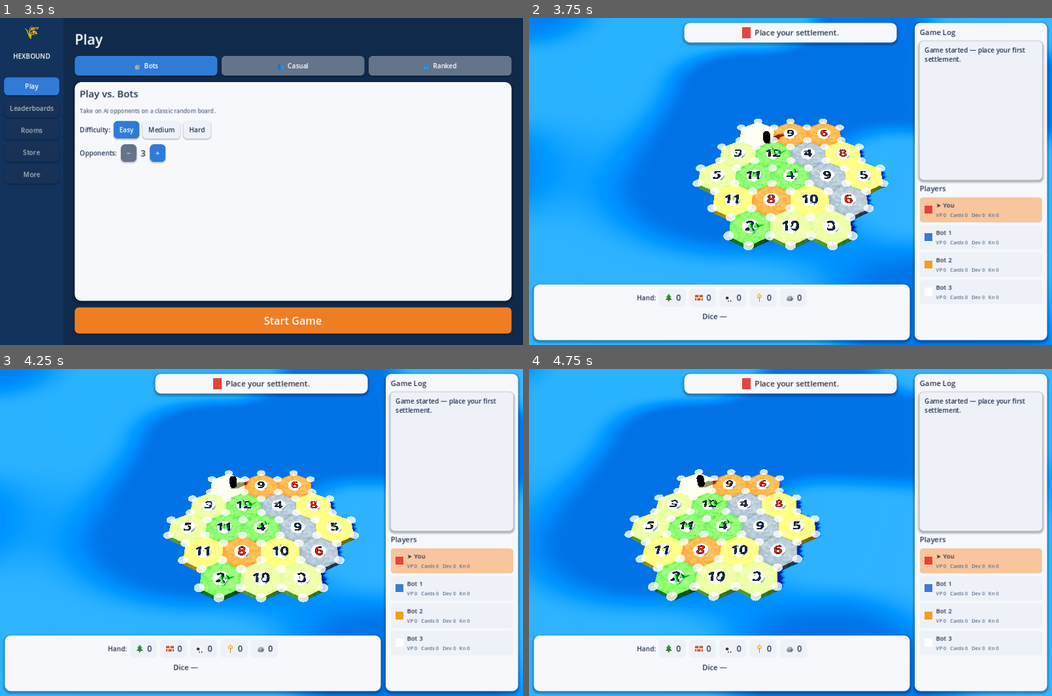
Above: before the commit, frames 1-4 (two rows, left to right).
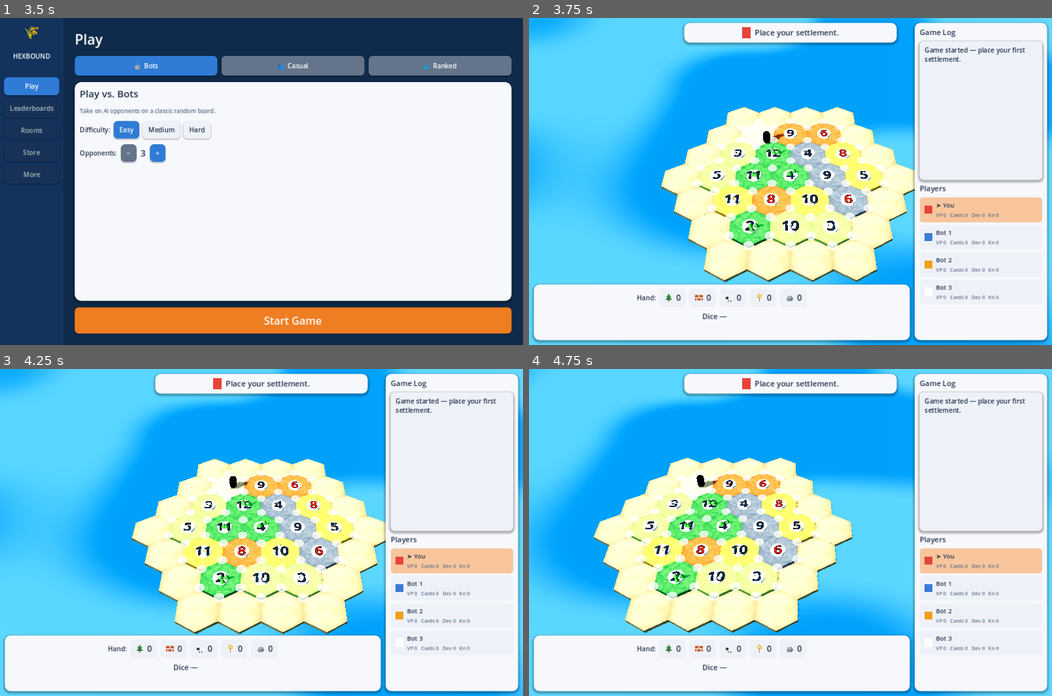
Above: after the commit, the same moments.

Repository: TotalArthur/FarmRush
Game: Godot game, scene res://scenes/Main.tscn
Two runs of this game, one before a commit and one after it. Both use one fixed random seed, a clock stepped at 60 frames per second and the inputs below.
Inputs (mouse positions are in pixels of both pictures, inside the frame that each line leads up to):
- Up to frame 1 (3.5 s): click "Play" at 0.5 s; click "Play" at 1.25 s; click "Easy" at 2 s; click "Easy" at 2.75 s
- Up to frame 2 (3.75 s): click "Start Game" at 3.5 s
- Up to frame 3 (4.25 s): no input
- Up to frame 4 (4.75 s): move the mouse to (905, 516) at 4.27 s; hold Right (ui_right) from 4.28 s (still down); click (905, 516) at 4.42 s

Frame 1 is identical in both runs. In frame 2, 52% of the frame differs, in the area x 0-100%, y 0-100%; in frame 3, 52%; in frame 4, 52%.

Commit message:
Colonist.io color pass for the 3D board: palette, blue ocean, sand frame ring
Retint the terrain shader per-resource colors to match colonist.io (deep
forest green wood, lime pasture sheep, golden wheat, clay-orange brick, cool
slate ore, pale desert). Override the water shader uniforms to colonist's
friendly mid-blue and deepen the environment background to match. Add a
_spawn_beach() ring of low tan hex prisms around the island — the 3D
equivalent of colonist's tan board frame — sitting below the land tiles and
above the waterline so the island reads raised with a visible shoreline. The
ring is purely cosmetic: it is not in _hex_world/_tile_nodes, so hover
picking and tile lifts are unaffected.

Co-Authored-By: Claude Sonnet 4.6 <noreply@anthropic.com>
Claude-Session: https://claude.ai/code/session_01EeaUzE1kz2DtZ3Ndp3Eh8x

Diff:
--- a/godot/scripts/ui/BoardView3D.gd
+++ b/godot/scripts/ui/BoardView3D.gd
@@ -21,6 +21,7 @@
 # --- Tunables (world units) ------------------------------------------------
 const WORLD_SCALE := 0.02
 const TILE_HEIGHT := 0.5         # chunky vertical extrusion; also the rim/top
+const BEACH_HEIGHT := 0.3        # sand frame ring sits lower than the land tiles
 const WATER_Y := 0.12            # water sits partway up the tile sides
 const TOKEN_LIFT := 0.06         # token height above the solid hex top (stamped, not floating)
 const TILE_HOVER_LIFT := 0.12
@@ -103,6 +104,7 @@
 	_clear_children_except_highlights()
 	_precompute_world(s)
 	_spawn_water()
+	_spawn_beach()
 
 	# One shared solid hex prism mesh for every tile.
 	_hex_mesh = _make_hex_prism(_r, TILE_HEIGHT)
@@ -219,20 +221,21 @@
 	var rough_a := 0.5
 	var rough_b := 0.4
 	var metallic := 0.0
+	# colonist.io-matched tile palette, kept saturated and toy-bright in 3D.
 	match res:
-		Consts.Res.WOOD:        # lush forest green
-			ca = Color("2f8f3b"); cb = Color("5cc24f"); pattern = 0; scale = 7.0
-		Consts.Res.SHEEP:       # bright pasture
-			ca = Color("7ec64a"); cb = Color("aee06a"); pattern = 0; scale = 6.0
-		Consts.Res.WHEAT:       # golden wheat
-			ca = Color("e6b52e"); cb = Color("ffd84a"); pattern = 0; scale = 8.0
-		Consts.Res.BRICK:       # bright terracotta
-			ca = Color("d2632f"); cb = Color("ef8c52"); pattern = 1; scale = 6.0
-		Consts.Res.ORE:         # clean stone with a gleam
-			ca = Color("7d8893"); cb = Color("b6bfc9"); pattern = 1; scale = 6.0
+		Consts.Res.WOOD:        # deep forest green
+			ca = Color("1e7a3a"); cb = Color("4cb057"); pattern = 0; scale = 7.0
+		Consts.Res.SHEEP:       # fresh lime pasture
+			ca = Color("8cc63e"); cb = Color("bbe273"); pattern = 0; scale = 6.0
+		Consts.Res.WHEAT:       # rich golden field
+			ca = Color("e8a91c"); cb = Color("ffd344"); pattern = 0; scale = 8.0
+		Consts.Res.BRICK:       # warm clay orange
+			ca = Color("d5652c"); cb = Color("f79552"); pattern = 1; scale = 6.0
+		Consts.Res.ORE:         # cool slate with a gleam
+			ca = Color("75828f"); cb = Color("b4bfca"); pattern = 1; scale = 6.0
 			rough_a = 0.42; rough_b = 0.30; metallic = 0.30
 		_:                      # desert sand
-			ca = Color("e6cd86"); cb = Color("f6e6b0"); pattern = 2; scale = 5.0
+			ca = Color("dfcb8d"); cb = Color("f2e4ae"); pattern = 2; scale = 5.0
 	m.set_shader_parameter("color_a", ca)
 	m.set_shader_parameter("color_b", cb)
 	m.set_shader_parameter("noise_scale", scale)
@@ -248,7 +251,7 @@
 	return m
 
 # ===========================================================================
-#  Water (no island base — tiles sit directly in the water)
+#  Water + sand frame (no island base — tiles sit directly in the water)
 # ===========================================================================
 func _spawn_water() -> void:
 	var water := MeshInstance3D.new()
@@ -259,9 +262,52 @@
 	water.mesh = plane
 	var wm := ShaderMaterial.new()
 	wm.shader = _water_shader
+	# colonist.io ocean: friendly mid-blue, still deep enough for contrast.
+	wm.set_shader_parameter("deep_color", Color("14639f"))
+	wm.set_shader_parameter("shallow_color", Color("3f9fd6"))
 	water.material_override = wm
 	water.position = Vector3(0, WATER_Y, 0)
 	add_child(water)
+
+## Ring of low sand hexes hugging the island — the 3D take on colonist.io's
+## tan board frame. Shorter than the land tiles so the island reads raised,
+## taller than the water so it forms a visible beach shoreline.
+func _spawn_beach() -> void:
+	var beach_mesh := _make_hex_prism(_r, BEACH_HEIGHT)
+	var mat := ShaderMaterial.new()
+	mat.shader = _terrain_shader
+	mat.set_shader_parameter("color_a", Color("bfa361"))
+	mat.set_shader_parameter("color_b", Color("dcc78a"))
+	mat.set_shader_parameter("noise_scale", 4.0)
+	mat.set_shader_parameter("pattern_type", 2)
+	mat.set_shader_parameter("rough_a", 0.95)
+	mat.set_shader_parameter("rough_b", 0.85)
+	mat.set_shader_parameter("metallic_amt", 0.0)
+	mat.set_shader_parameter("hex_radius", _r)
+	mat.set_shader_parameter("edge_darken", 0.18)
+	mat.set_shader_parameter("rim_strength", 0.04)
+	# Pointy-top hexes: neighbors sit across the 6 edges at 60° steps,
+	# center-to-center distance sqrt(3) * radius.
+	var step := _r * sqrt(3.0)
+	var occupied := {}
+	for c in _hex_world:
+		occupied[_grid_key(Vector2(c.x, c.z))] = true
+	for c in _hex_world:
+		for k in range(6):
+			var ang := deg_to_rad(60.0 * k)
+			var p := Vector2(c.x, c.z) + Vector2(cos(ang), sin(ang)) * step
+			var key := _grid_key(p)
+			if occupied.has(key):
+				continue
+			occupied[key] = true
+			var m := MeshInstance3D.new()
+			m.mesh = beach_mesh
+			m.material_override = mat
+			m.position = Vector3(p.x, 0, p.y)
+			add_child(m)
+
+func _grid_key(p: Vector2) -> Vector2i:
+	return Vector2i(roundi(p.x * 10.0), roundi(p.y * 10.0))
 
 # ===========================================================================
 #  Piece sync (bouncy pop-in)
--- a/godot/scripts/ui/Game3DWorld.gd
+++ b/godot/scripts/ui/Game3DWorld.gd
@@ -77,9 +77,10 @@
 	var we := WorldEnvironment.new()
 	var env := Environment.new()
 
-	# Deep, vibrant ocean-blue background (no bright sky).
+	# Deep, vibrant ocean-blue background (no bright sky) — a shade darker than
+	# the colonist-blue water plane so the sea fades out at the horizon.
 	env.background_mode = Environment.BG_COLOR
-	env.background_color = Color(0.04, 0.20, 0.38)
+	env.background_color = Color(0.05, 0.28, 0.48)
 
 	# Controlled ambient fill: lifts shadows so they aren't pitch black,
 	# without washing out the highlights.
Binary file changed: godot/docs/preview.png
Not shown, changed: godot/README.md
